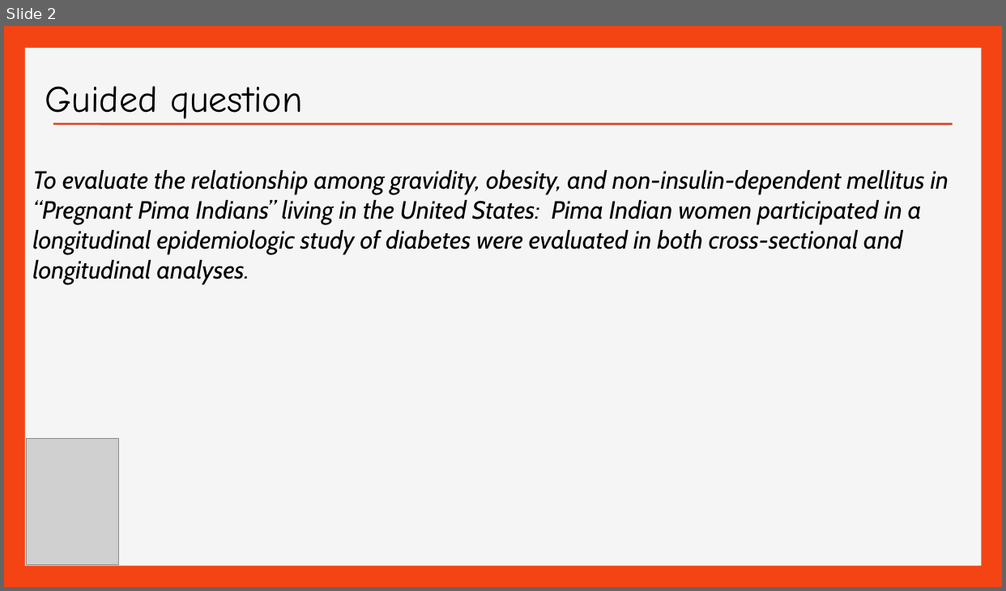
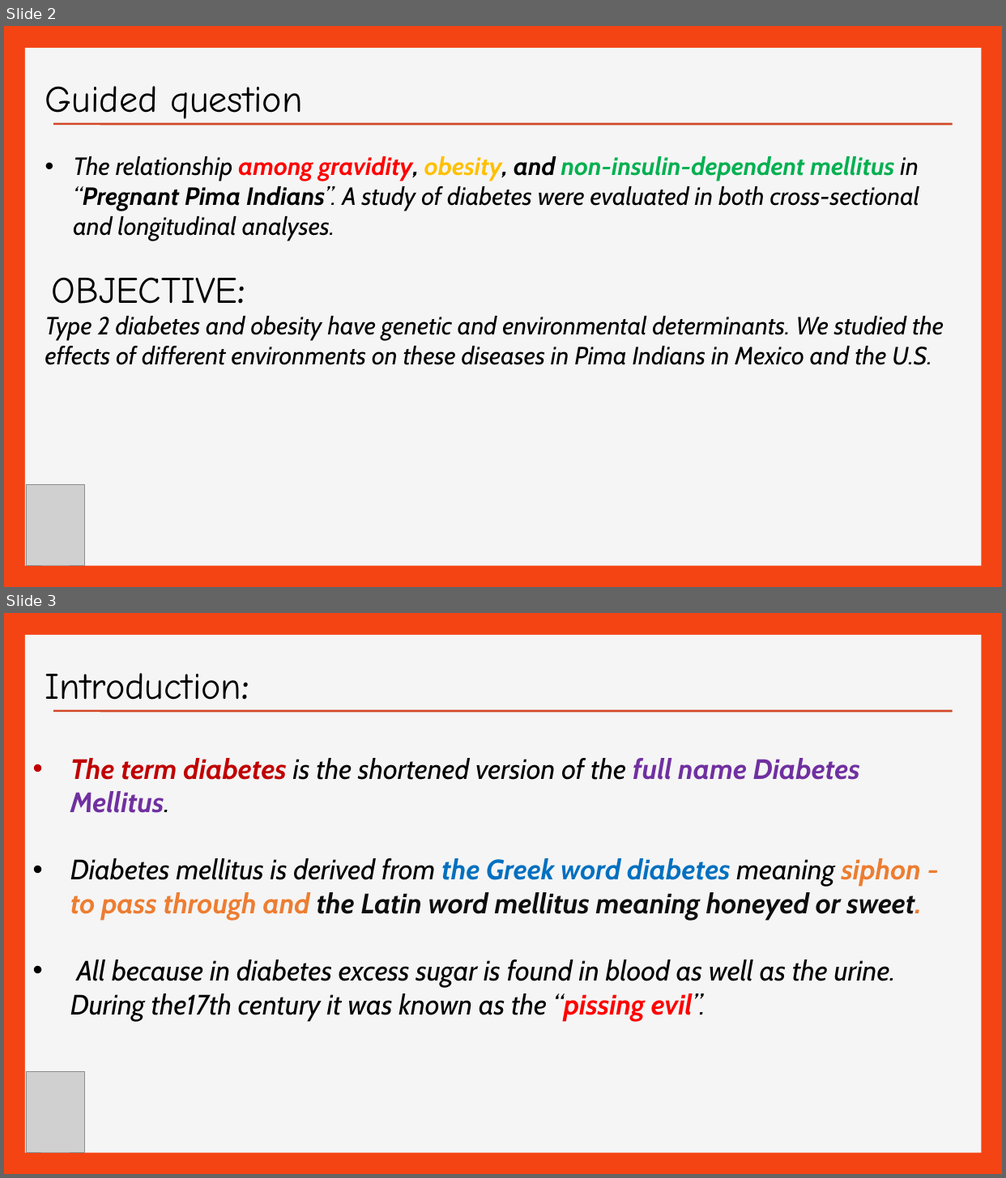
Before and after one commit to efreier12/Final-Project, a slide deck: Pima Indian Diabetes ( Final Project).ppt. Shown one above the other, each under a label of ours: slide 2 before the commit, slides 2 and 3 after it. The pictures are 1006x591 and 1006x1178 pixels, drawn with LibreOffice and Linux fonts; fonts in the diff are those of the drawing; grey boxes stand for pictures. Boxes give left, top, right and bottom in pixels: in the first picture for what was removed or moved away, otherwise in the second. Text is boxed around its words. In the diff, an @@ line names an element or a change of style, - is before the commit and + after.

```diff
--- a/Pima Indian Diabetes ( Final Project).ppt
+++ b/Pima Indian Diabetes ( Final Project).ppt
@@ slide 3 added at [4, 613, 1002, 1174], background #F44414; not listed: 2 template elements that a slide beside it also shows @@
@@ text added at [45, 673, 249, 710], 36 pt, text #000000 @@
+Introduction:
@@ text added at [70, 758, 921, 1021], 27 pt, text #000000, italic @@
+• The term diabetes is the shortened version of the full name Diabetes Mellitus.
+• Diabetes mellitus is derived from the Greek word diabetes meaning siphon - to pass through and the Latin word mellitus meaning honeyed or sweet.
+• All because in diabetes excess sugar is found in blood as well as the urine. During the17th century it was known as the “pissing evil”.
@@ picture added at [26, 1072, 84, 1152] @@
@@ slide 2 changed as well @@
@@ text at [73, 156, 919, 241]: text changed @@
-To evaluate the relationship among gravidity, obesity, and non-insulin-dependent mellitus in “Pregnant Pima Indians” living in the United States: Pima Indian women participated in a longitudinal epidemiologic study of diabetes were evaluated in both cross-sectional and longitudinal analyses.
+• The relationship among gravidity, obesity, and non-insulin-dependent mellitus in “Pregnant Pima Indians”. A study of diabetes were evaluated in both cross-sectional and longitudinal analyses.
@@ text added at [52, 277, 246, 304], 36 pt, text #000000 @@
+OBJECTIVE:
@@ text added at [45, 316, 944, 365], 24 pt, text #000000, italic @@
+Type 2 diabetes and obesity have genetic and environmental determinants. We studied the effects of different environments on these diseases in Pima Indians in Mexico and the U.S.
@@ picture: place and size @@
-picture at [26, 438, 118, 565]
+picture at [26, 485, 84, 565]
```
Also in this commit, not shown: 14 other slides changed, 1 slide removed.
